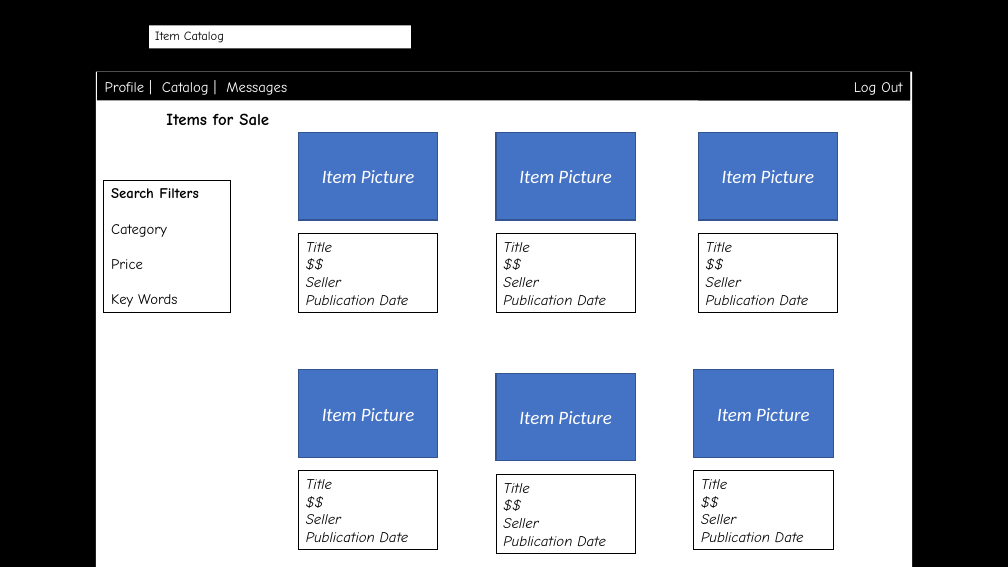
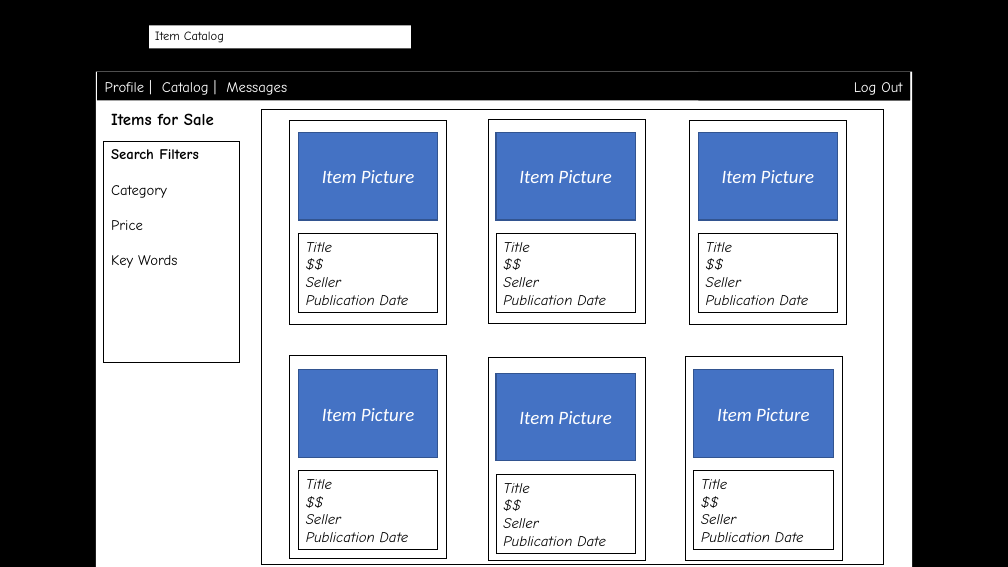
Before and after one commit to byllynho/SellBackMart, a slide deck: slide 2 of docs/wireframes/wireframes.pptx. Drawn at 1008x567 pixels with LibreOffice and Linux fonts; fonts in the diff are those of the drawing; background and template pictures are left out. Boxes give left, top, right and bottom in pixels: in the first picture for what was removed or moved away, otherwise in the second. Text is boxed around its words. In the diff, an @@ line names an element or a change of style, - is before the commit and + after.

Commit message:
Fixing wireframes

```diff
--- a/docs/wireframes/wireframes.pptx
+++ b/docs/wireframes/wireframes.pptx
@@ text "Items for Sale": place and size @@
-text "Items for Sale" at (166,113,269,125)
+text "Items for Sale" at (111,113,214,126)
@@ rectangle added at (262,110,884,565), outline #000000 0.75 pt @@
@@ rectangle added at (488,119,646,323), outline #000000 0.75 pt @@
@@ rectangle "Search Filters": place and size @@
-rectangle "Search Filters" at (104,181,230,313)
+rectangle "Search Filters" at (104,141,240,363)
@@ rectangle added at (290,121,447,324), outline #000000 0.75 pt @@
@@ rectangle added at (690,121,847,324), outline #000000 0.75 pt @@
@@ rectangle added at (290,355,447,559), outline #000000 0.75 pt @@
@@ rectangle added at (488,358,646,561), outline #000000 0.75 pt @@
@@ rectangle added at (685,357,842,560), outline #000000 0.75 pt @@
```
